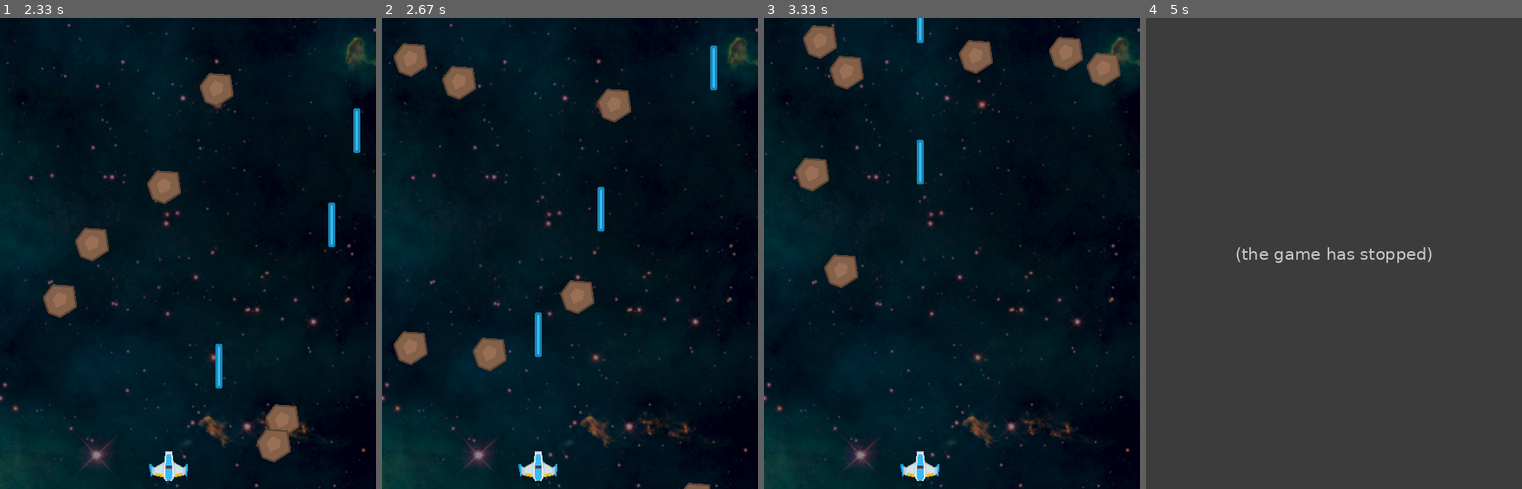
Above: before the commit, frames 1-4 (left to right).
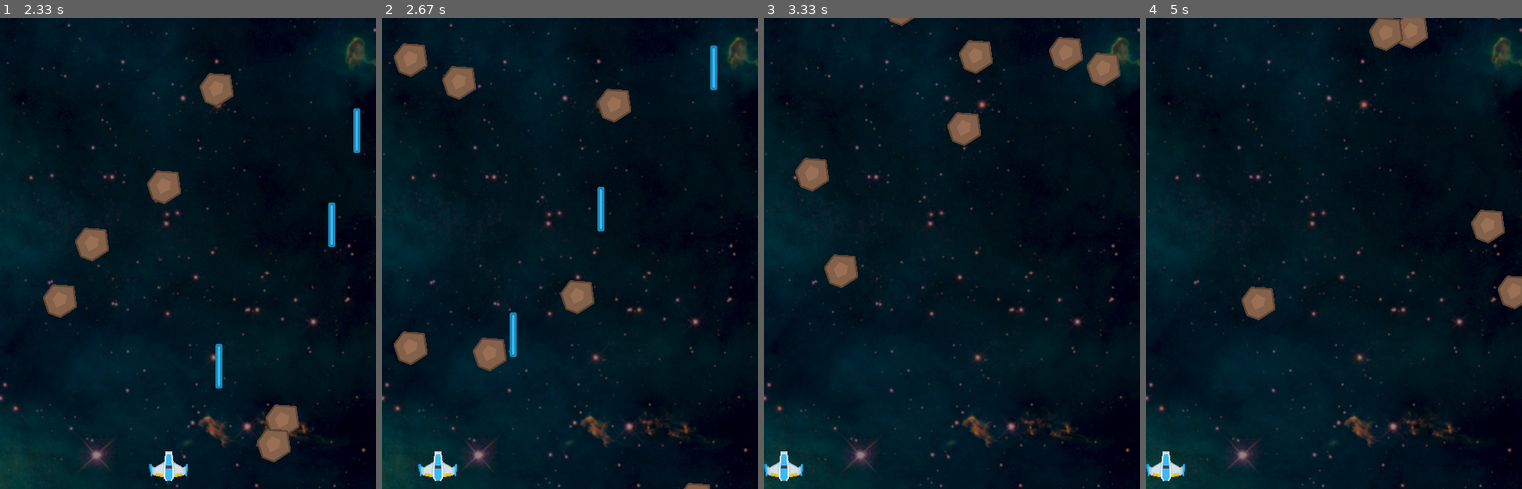
Above: after the commit, the same moments.

Repository: n00bir/PycharmProjects
Game: pygame game, started from Pygames/pygames.py
The game is run twice, just before and just after one commit, with the same random seed, the same clock (stepped at 60 frames per second) and the same inputs.
Inputs:
- Up to frame 1 (2.33 s): hold A 0.33-0.8 s; hold Right 0.33-0.8 s; hold Right 0.83-1.3 s; tap Space at 0.9, 1.2, 1.4, 1.7, 1.9, 2.2 s; hold D 1.33-1.8 s; hold Left from 1.83 s (still down)
- Up to frame 2 (2.67 s): release Left at 2.37 s; hold A from 2.4 s (still down); tap Space at 2.47 s
- Up to frame 3 (3.33 s): tap Space at 2.77 s; release A at 2.8 s
- Up to frame 4 (5 s): hold A 3.5-3.97 s; tap Space at 3.57, 3.87 s

Frame 1 is identical in both runs. In frame 2, 1.0% of the frame differs, in the area x 9-47%, y 62-99%; in frame 3, 2.5%; in frame 4, 99%, in the area x 0-100%, y 0-100%.
Before the commit the program exited at 4.7 s; later frames show no game.

Commit message:
Update pygames.py
Added A and D Key

Diff:
--- a/Pygames/pygames.py
+++ b/Pygames/pygames.py
@@ -35,19 +35,21 @@
         self.rect.bottom = HEIGHT - 10
         self.speedx = 0
 
+
     def update(self):
         self.speedx = 0
         keystate = pygame.key.get_pressed()
-        if keystate[pygame.K_LEFT]:
+        if keystate[pygame.K_LEFT] or keystate[pygame.K_a]:
             self.speedx = -8
-        if keystate[pygame.K_RIGHT]:
+        if keystate[pygame.K_RIGHT] or keystate[pygame.K_d]:
             self.speedx = 8
         self.rect.x += self.speedx
-        if self.rect.right > WIDTH:
+        if self.rect.right > WIDTH: #changes
             self.rect.right = WIDTH
         if self.rect.left < 0:
             self.rect.left = 0
 
+#HI
     def shoot(self):
         bullet = Bullet(self.rect.centerx, self.rect.top)
         all_sprites.add(bullet)
@@ -107,7 +109,7 @@
     all_sprites.add(m)
     mobs.add(m)
 
-# Game loop
+# Game loop. Running is used to make the code readable.
 running = True
 while running:
     # keep loop running at the right speed
